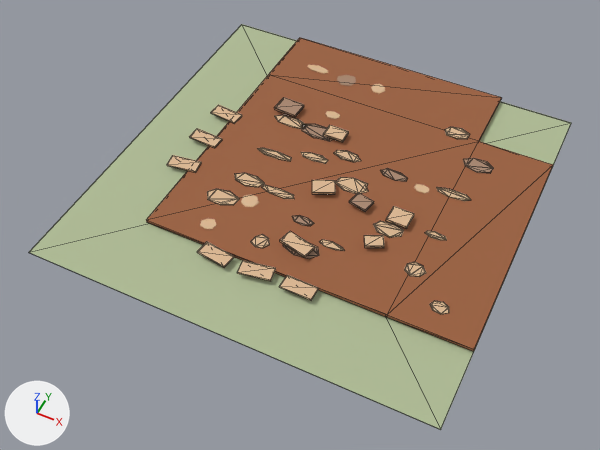
A saved change to the glTF model frontend/public/assets/buildings/roads/ground_road/ground_road_corner_ne_damaged.glb.
Rendered twice from a 50 mm lens placed at (2.18, -4.75, 5.28), pointed at (-0.02, -0.35, -0.22). Lighting does not change. The marker at lower left points along +X, +Y and +Z. The first picture is the older version. Mesh edges are drawn as thin lines on the coarser meshes. Where no turn or scale is listed for an object, it has been applied to the vertices. Vertices at exactly the same position are counted once.

The scene before the commit, as lines of its bpy script (objects in view):
```python
mat_mat_ground_road_surface = bpy.data.materials.new('MAT_ground_road_surface')
mat_mat_ground_road_surface.use_nodes = True; mat_mat_ground_road_surface.node_tree.nodes.clear()
_N = mat_mat_ground_road_surface.node_tree.nodes; _L = mat_mat_ground_road_surface.node_tree.links
n0 = _N.new('ShaderNodeBsdfPrincipled'); n0.name = 'Principled BSDF'
n0.inputs[2].default_value = 0.87  # 'Roughness'
n1 = _N.new('ShaderNodeOutputMaterial'); n1.name = 'Material Output'
n2 = _N.new('ShaderNodeTexImage'); n2.name = 'Image Texture'
n2.image = img_ground_road_surface
n3 = _N.new('ShaderNodeUVMap'); n3.name = 'UV Map'
n3.uv_map = 'UVMap.-01'
_L.new(n0.outputs[0], n1.inputs[0])  # 'BSDF' to 'Surface'
_L.new(n2.outputs[0], n0.inputs[0])  # 'Color' to 'Base Color'
_L.new(n3.outputs[0], n2.inputs[0])  # 'UV' to 'Vector'
me_cube_456 = bpy.data.meshes.new('Cube.456')
me_cube_456.from_pydata(...)  # 8 vertices, 12 faces; spans x -1.8..1.8, y -1.8..1.8, z 0.0
me_cube_456.materials.append(mat_mat_road_grass)  # greyish green #afbc95
me_sm_road_connected_surface_030 = bpy.data.meshes.new('SM_road_connected_surface.030')
me_sm_road_connected_surface_030.from_pydata(...)  # 16 vertices, 28 faces; spans x -1.1..1.8, y -1.1..1.8, z 0.03..0.05
me_sm_road_connected_surface_030.materials.append(mat_mat_ground_road_surface)
ob_sm_road_connected_surface_030 = bpy.data.objects.new('SM_road_connected_surface.030', me_sm_road_connected_surface_030)
ob_sm_road_connected_surface_030.location = (0.0, 0.0, 0.0)
ob_sm_road_grass_tile_030 = bpy.data.objects.new('SM_road_grass_tile.030', me_cube_456)
ob_sm_road_grass_tile_030.location = (0.0, 0.0, 0.002)
```
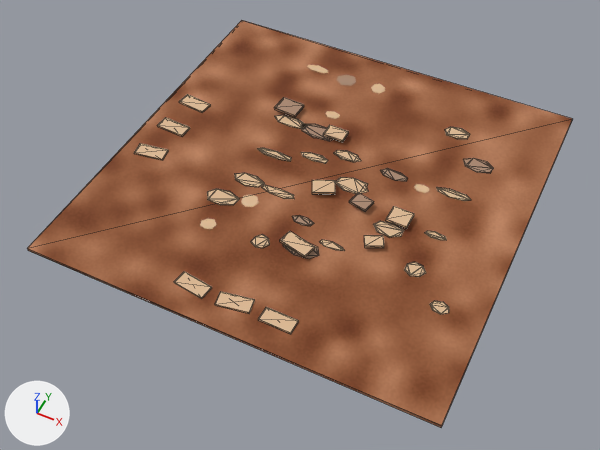
What differs and where, as boxes [x1, y1, x2, y2] in the pictures (600 x 450 px):
'SM_road_connected_surface.030', surface changed, reshaped (34% wider, 30% taller): before [146, 38, 553, 351]; after [27, 20, 573, 428]
'SM_road_grass_tile.030', deleted: before [29, 24, 571, 430]

The change, as a list of edits to the scene's bpy script:
```text
Change mat_mat_ground_road_surface:
    remove n3 = _N.new('ShaderNodeUVMap'); n3.name = 'UV Map'
    remove n3.uv_map = 'UVMap.-01'
    where n2 = _N.new('ShaderNodeTexImage'); n2.name = 'Image Texture'
    remove _L.new(n3.outputs[0], n2.inputs[0])  # 'UV' to 'Vector'
Change me_sm_road_connected_surface_030:
    used by ob_sm_road_connected_surface_030; location = (0.0, 0.0, 0.0)
    remove me_sm_road_connected_surface_030.from_pydata(...)  # 16 vertices, 28 faces; spans x -1.1..1.8, y -1.1..1.8, z 0.03..0.05
    add me_sm_road_connected_surface_030.from_pydata(...)  # 8 vertices, 12 faces; spans x -1.8..1.8, y -1.8..1.8, z 0.03..0.05
    me_sm_road_connected_surface_030 part 1: the whole mesh is rebuilt
Remove ob_sm_road_grass_tile_030:
    ob_sm_road_grass_tile_030 = bpy.data.objects.new('SM_road_grass_tile.030', me_cube_456)
    ob_sm_road_grass_tile_030.location = (0.0, 0.0, 0.002)
```
